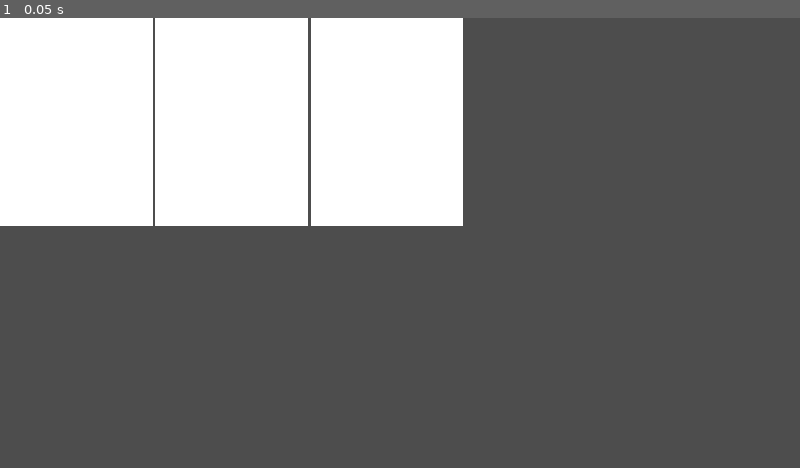
Above: before the commit, frame 1.
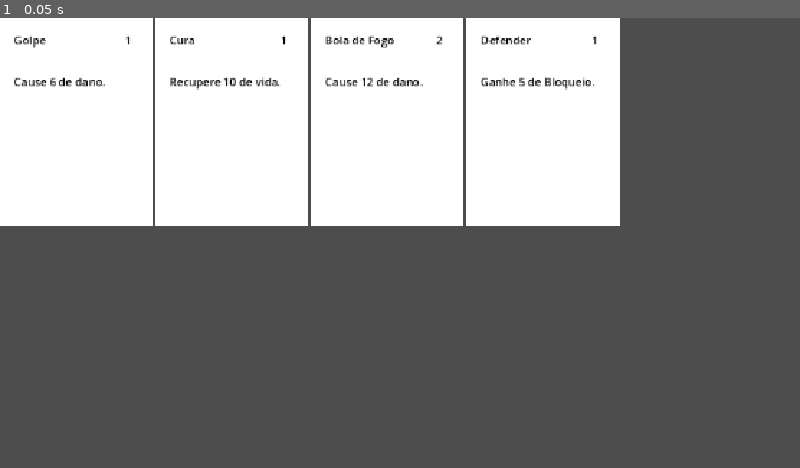
Above: after the commit, the same moment.

Repository: felippe-miguel/be-card
Game: Godot game, scene res://scenes/game.tscn
The game is run twice, just before and just after one commit, with the same random seed, the same clock (stepped at 60 frames per second) and the same inputs.
Inputs:
- Up to frame 1 (0.05 s): no input

The runs differ from the first frame. In frame 1, 9.5% of the frame differs, in the area x 1-78%, y 0-47%.

Commit message:
feat: adiciona novo card de heal

Diff:
--- /dev/null
+++ b/data/cards/heal.json
@@ -0,0 +1,13 @@
+{
+  "id": "heal",
+  "name": "Cura",
+  "description": "Recupere 10 de vida.",
+  "cost": 1,
+  "type": "skill",
+  "effects": [
+    {
+      "type": "heal",
+      "amount": 10
+    }
+  ]
+}
--- a/scenes/card.tscn
+++ b/scenes/card.tscn
@@ -25,24 +25,32 @@
 
 [node name="NameLabel" type="Label" parent="." unique_id=918435844]
 layout_mode = 1
-anchors_preset = 15
-anchor_right = 1.0
-anchor_bottom = 1.0
-grow_horizontal = 2
-grow_vertical = 2
+offset_left = 20.0
+offset_top = 20.0
+offset_right = 200.0
+offset_bottom = 60.0
+theme_override_colors/font_color = Color(0, 0, 0, 1)
 
 [node name="DescriptionLabel" type="Label" parent="." unique_id=1551827318]
 layout_mode = 1
-anchors_preset = 15
-anchor_right = 1.0
-anchor_bottom = 1.0
-grow_horizontal = 2
+anchors_preset = 4
+anchor_top = 0.5
+anchor_bottom = 0.5
+offset_left = 20.0
+offset_top = -70.0
+offset_right = 200.0
+offset_bottom = 80.0
 grow_vertical = 2
+theme_override_colors/font_color = Color(0, 0, 0, 1)
 
 [node name="CostLabel" type="Label" parent="." unique_id=1979725516]
 layout_mode = 1
-anchors_preset = 15
+anchors_preset = 1
+anchor_left = 1.0
 anchor_right = 1.0
-anchor_bottom = 1.0
-grow_horizontal = 2
-grow_vertical = 2
+offset_left = -40.0
+offset_top = 20.0
+offset_right = -10.0
+offset_bottom = 60.0
+grow_horizontal = 0
+theme_override_colors/font_color = Color(0, 0, 0, 1)
